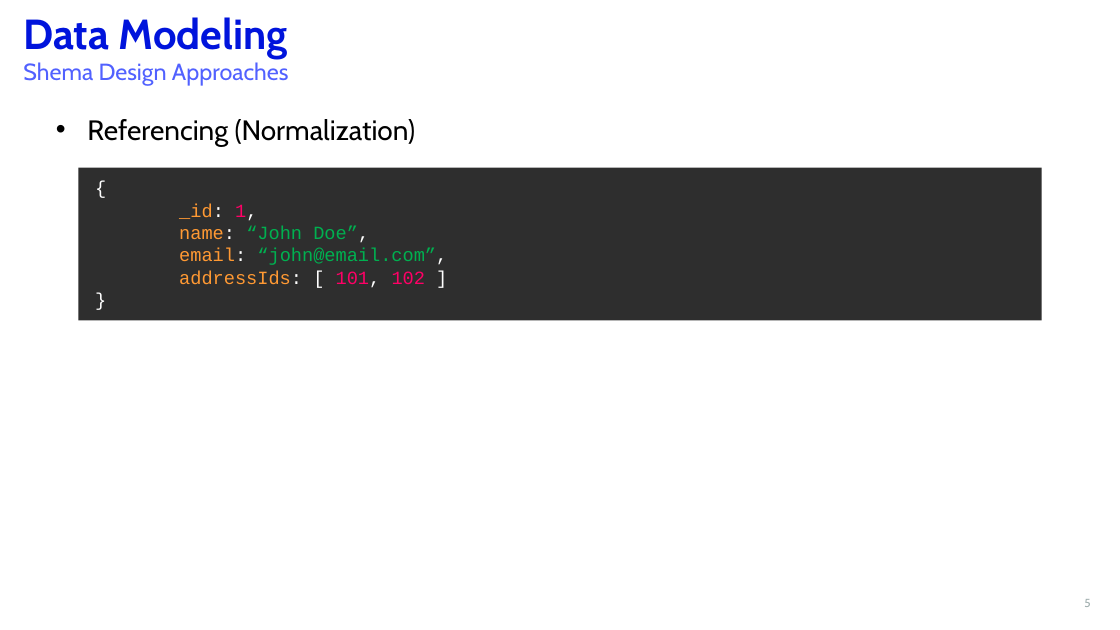
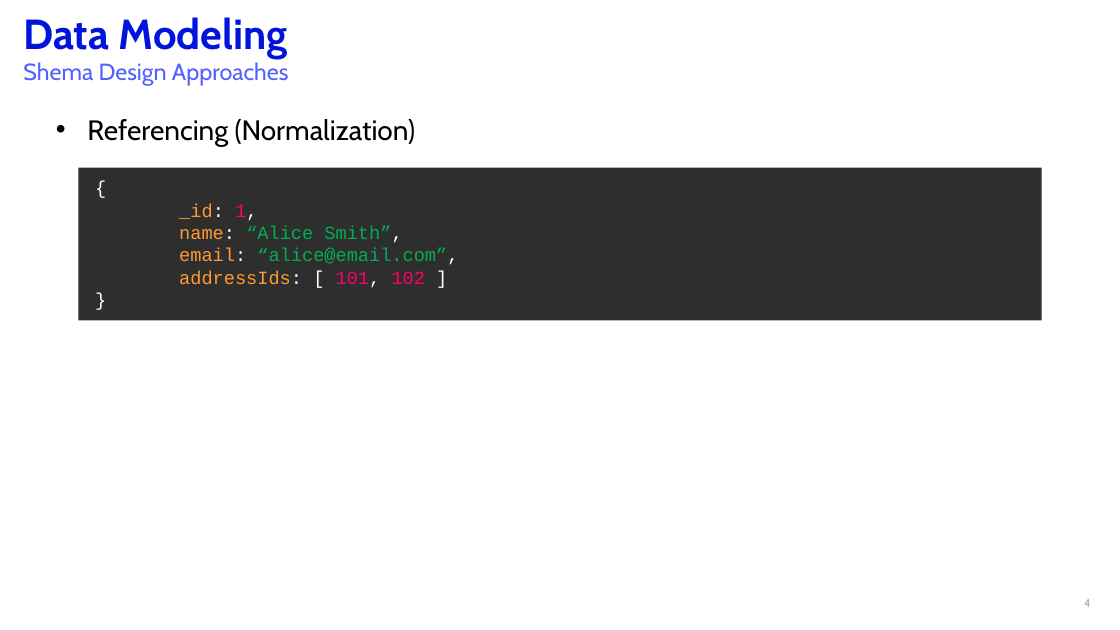
Before and after one commit to christianltds/mongodb_training, a slide deck: slide 4 of session 3/MongoDB – Training - Session 3.pptx (slide 5 before the commit). Drawn at 1120x630 pixels with LibreOffice and Linux fonts; fonts in the diff are those of the drawing; background and template pictures are left out. Boxes give left, top, right and bottom in pixels: in the first picture for what was removed or moved away, otherwise in the second. Text is boxed around its words. In the diff, an @@ line names an element or a change of style, - is before the commit and + after.

```diff
--- a/session 3/MongoDB – Training - Session 3.pptx
+++ b/session 3/MongoDB – Training - Session 3.pptx
@@ text in rectangle at box(179, 226, 458, 265): text changed @@
-name: “John Doe”,
-email: “john@email.com”,
+name: “Alice Smith”,
+email: “alice@email.com”,
@@ page number at box(1084, 599, 1091, 607): text changed @@
-5
+4
```
Also in this commit, not shown: 7 other slides changed.
